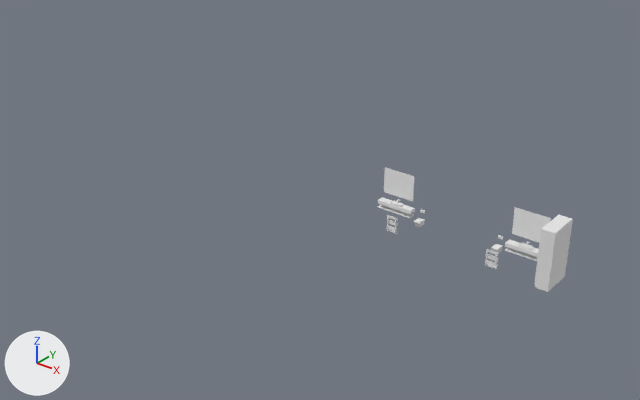
A saved change to the glTF model na-project-portal/26-Projects/RB05__WestFarm/30__TrueVision__AppContent/DesignPhase01__ConceptDesign__Scheme-01/RB05__Storey__GroundFloor__ProposedFixtures__MeshModel__.glb.
Camera for both pictures: a camera (50 mm lens) standing at (51.0, -6.1, 20.8) and looking at (22.9, 29.0, -0.9). Arrows for +X, +Y and +Z are at lower left; the lights stay in place. The picture after the commit comes second. Vertices at exactly the same position are counted once.

Script lines for the objects in view, before the commit:
```python
me_mesh_0_27__proposedbuilding__fixtures__default = bpy.data.meshes.new('Mesh_0_27__ProposedBuilding__Fixtures::Default')
me_mesh_0_27__proposedbuilding__fixtures__default.from_pydata(...)  # 11488 vertices, 22748 faces; spans x 27.52..37.83, y 26.31..28.35, z 0.0..2.95
me_mesh_0_27__proposedbuilding__fixtures__default.materials.append(mat_default)  # white #e7e7e7
me_mesh_1_27__proposedbuilding__fixtures__mat140__mirror__cleardefault = bpy.data.meshes.new('Mesh_1_27__ProposedBuilding__Fixtures::MAT140__Mirror__ClearDefault')
me_mesh_1_27__proposedbuilding__fixtures__mat140__mirror__cleardefault.from_pydata(...)  # 16 vertices, 20 faces; spans x 27.62..36.75, y 28.33, z 1.2..2.6
me_mesh_1_27__proposedbuilding__fixtures__mat140__mirror__cleardefault.materials.append(mat_mat140__mirror__cleardefault)  # white #ededed
ob_27__proposedbuilding__fixtures__default = bpy.data.objects.new('27__ProposedBuilding__Fixtures::Default', me_mesh_0_27__proposedbuilding__fixtures__default)
ob_27__proposedbuilding__fixtures__default.location = (0.0, 0.0, 0.0)
ob_27__proposedbuilding__fixtures__mat140__mirror__cleardefault = bpy.data.objects.new('27__ProposedBuilding__Fixtures::MAT140__Mirror__ClearDefault', me_mesh_1_27__proposedbuilding__fixtures__mat140__mirror__cleardefault)
ob_27__proposedbuilding__fixtures__mat140__mirror__cleardefault.location = (0.0, 0.0, 0.0)
```
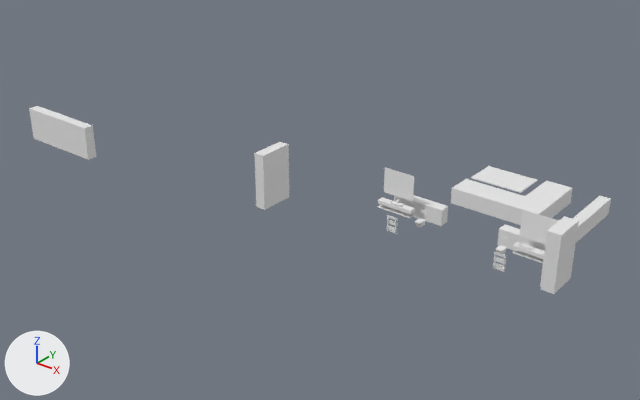
Diff of the bpy script that builds the scene:
```diff
--- a/na-project-portal/26-Projects/RB05__WestFarm/30__TrueVision__AppContent/DesignPhase01__ConceptDesign__Scheme-01/RB05__Storey__GroundFloor__ProposedFixtures__MeshModel__.glb.py
+++ b/na-project-portal/26-Projects/RB05__WestFarm/30__TrueVision__AppContent/DesignPhase01__ConceptDesign__Scheme-01/RB05__Storey__GroundFloor__ProposedFixtures__MeshModel__.glb.py
@@ me_mesh_0_27__proposedbuilding__fixtures__default @@
 # used by ob_27__proposedbuilding__fixtures__default; location = (0.0, 0.0, 0.0)
-me_mesh_0_27__proposedbuilding__fixtures__default.from_pydata(...)  # 11488 vertices, 22748 faces; spans x 27.52..37.83, y 26.31..28.35, z 0.0..2.95
+me_mesh_0_27__proposedbuilding__fixtures__default.from_pydata(...)  # 11644 vertices, 23138 faces; spans x 4.59..38.1, y 23.12..35.53, z 0.0..3.1
+# me_mesh_0_27__proposedbuilding__fixtures__default part 1: the loose piece of 20 vertices spanning x 37.15..37.83, y 26.45..28.2, z 0.0..2.95 is moved by (0.27, 0.0, 0.0)
+# me_mesh_0_27__proposedbuilding__fixtures__default part 2: the loose piece of 24 vertices spanning x 35.21..35.25, y 26.31..26.4, z 0.28..1.15 is moved by (-0.07, 0.0, 0.0)
+# me_mesh_0_27__proposedbuilding__fixtures__default part 3: the loose piece of 24 vertices spanning x 34.74..34.78, y 26.31..26.4, z 0.28..1.15 is moved by (0.87, 0.0, 0.0)
+# me_mesh_0_27__proposedbuilding__fixtures__default part 4: the loose piece of 8 vertices spanning x 34.85..36.85, y 27.93..28.35, z 0.84..0.86 is moved by (0.4, 0.0, 0.0)
+# me_mesh_0_27__proposedbuilding__fixtures__default part 5: the loose piece of 8 vertices spanning x 34.85..36.85, y 27.95..28.35, z 0.43..0.48 is moved by (0.4, 0.0, 0.0)
+# me_mesh_0_27__proposedbuilding__fixtures__default part 6: the loose piece of 8 vertices spanning x 34.85..35.52, y 27.93..27.95, z 0.66..0.84 is moved by (0.4, 0.0, 0.0)
+# me_mesh_0_27__proposedbuilding__fixtures__default part 7: a new loose piece, a box spanning x 29.775..32.775, y 33.53..35.53, z 0.75..0.8, in mat_default (white #e7e7e7)
+# me_mesh_0_27__proposedbuilding__fixtures__default part 8: a new loose piece, a box spanning x 22.0..22.6, y 24.69..26.69, z 0.03..3.1, in mat_default (white #e7e7e7)
+# me_mesh_0_27__proposedbuilding__fixtures__default part 9: a new loose piece of 64 vertices spanning x 33.97..36.88, y 28.93..35.53, z 0.0..0.9, in mat_default (white #e7e7e7)
+# me_mesh_0_27__proposedbuilding__fixtures__default part 10: a new loose piece of 40 vertices spanning x 4.59..9.99, y 23.12..23.73, z 0.03..2.03, in mat_default (white #e7e7e7)
+# me_mesh_0_27__proposedbuilding__fixtures__default part 11: a new loose piece of 24 vertices spanning x 27.88..30.77, y 28.93..29.53, z 0.0..0.9, in mat_default (white #e7e7e7)
+# me_mesh_0_27__proposedbuilding__fixtures__default part 12: 6 vertices moved within x 29.89..34.49, y 27.84..27.93, z 0.13..0.37; 3810 vertices removed from x 29.83..34.55, y 27.82..28.35, z 0.12..0.43; 3822 vertices added at x 29.77..34.78, y 27.82..35.53, z 0.0..0.9
+# other edits to the shape of me_mesh_0_27__proposedbuilding__fixtures__default do not show in these pictures
 me_mesh_0_27__proposedbuilding__fixtures__default.materials.append(mat_default)
```

Pixel boxes (x1, y1, x2, y2) of what changed, in the pictures (640 x 400 px; the box of a moved part takes in the faces that stretch with it):
'27__ProposedBuilding__Fixtures::Default', reshaped
    before: (378, 197, 573, 292)
    after: (29, 106, 611, 294)
part 1 of me_mesh_0_27__proposedbuilding__fixtures__default, moved or reshaped
    before: (534, 215, 573, 292)
    after: (540, 216, 579, 294)
part 2 of me_mesh_0_27__proposedbuilding__fixtures__default, moved or reshaped
    before: (494, 252, 497, 269)
    after: (493, 252, 496, 269)
part 3 of me_mesh_0_27__proposedbuilding__fixtures__default, moved or reshaped
    before: (485, 249, 488, 266)
    after: (502, 255, 505, 272)
part 4 of me_mesh_0_27__proposedbuilding__fixtures__default, moved or reshaped
    before: (505, 239, 539, 254)
    after: (513, 242, 544, 256)
part 5 of me_mesh_0_27__proposedbuilding__fixtures__default, moved or reshaped
    before: (505, 247, 538, 261)
    after: (512, 250, 543, 263)
part 6 of me_mesh_0_27__proposedbuilding__fixtures__default, moved or reshaped
    before: (505, 243, 518, 251)
    after: (513, 246, 526, 253)
part 7 of me_mesh_0_27__proposedbuilding__fixtures__default, added
    after: (471, 166, 538, 193)
part 8 of me_mesh_0_27__proposedbuilding__fixtures__default, added
    after: (254, 142, 289, 210)
part 9 of me_mesh_0_27__proposedbuilding__fixtures__default, added
    after: (497, 196, 611, 251)
part 10 of me_mesh_0_27__proposedbuilding__fixtures__default, added
    after: (29, 106, 96, 160)
part 11 of me_mesh_0_27__proposedbuilding__fixtures__default, added
    after: (394, 195, 448, 226)
part 12 of me_mesh_0_27__proposedbuilding__fixtures__default, moved or reshaped
    before: (414, 218, 503, 253)
    after: (415, 179, 573, 255)
